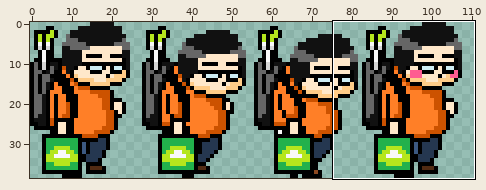
Two versions of one sprite sheet, miku/ota3.png. The first picture is a wide view before the edit; the outline marks the close-up.
Close-up. The starting point:
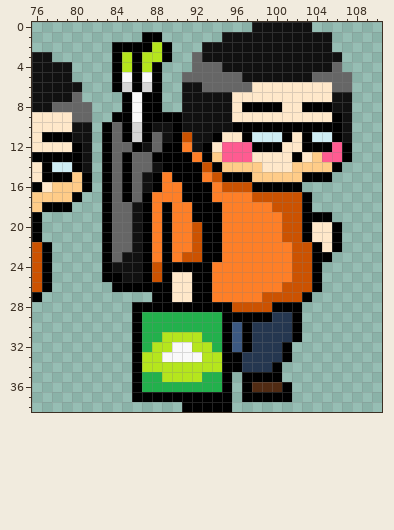
The file is 111x39 pixels. Shown: x 76..110, y 0..38.
And afterwards:
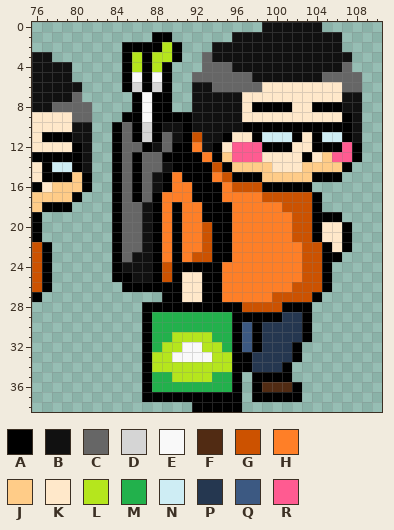
Palette (. is transparent): A #000000  B #111111  C #666666  D #d5d5d5  E #f9f9f9  F #512b13  G #cc5200  H #ff7f27  J #ffcc88  K #ffe8ca  L #b5e61d  M #22b14c  N #ceedf4  P #253750  Q #3c5982  R #ff5b91
The exact change:
y 0: x 98 B -> .; x 104 . -> B
y 1: x 87 A -> .; x 89 . -> A; x 95 B -> .; x 106 . -> B
y 2: x 84 A -> .; x 88..90 LA. -> ALA; x 93 B -> .; x 106 . -> B
y 3: x 84..87 ALAL -> .ALA; x 89..90 A. -> LA; x 92..93 CB -> .C; x 107 . -> B
y 4: x 84..89 ALALA. -> .ALALA; x 92 C -> .; x 95 B -> C; x 106..107 C. -> BC
y 5: x 84..89 AEAEA. -> .AEAEA; x 91 C -> .; x 97 B -> C; x 104 C -> B; x 108 . -> C
y 6: x 84..89 ADADA. -> .ADADA; x 91 B -> .; x 93 C -> B; x 98 K -> C; x 106 C -> K; x 108 . -> C
y 7: x 85..87 AEA -> .AE; x 89 . -> A; x 91 B -> .; x 96 K -> B; x 106 B -> K; x 108 . -> B
y 8: x 85..87 AEA -> .AE; x 89 . -> A; x 91 B -> .; x 96..97 KA -> BK; x 101 K -> A; x 103 A -> K; x 106 B -> A; x 108 . -> B
y 9: x 84 A -> .; x 86..87 EA -> AE; x 91 B -> A; x 96 K -> B; x 106..108 AB. -> KAB
y 10: x 83..88 ACADAB -> .ACADA; x 90..91 AB -> BA; x 96 A -> B; x 107..108 B. -> AB
y 11: x 83..92 ACADACBAGB -> .ACADACBAG; x 94..95 AK -> BA; x 97..98 AN -> KA; x 101..104 AKAN -> NAKA; x 106..108 AB. -> NAB
y 12: x 83..84 AC -> .A; x 86..89 ABCA -> CABC; x 91..95 HBAKR -> AHBAK; x 98 A -> R; x 101 K -> A; x 103 A -> K; x 106..108 RA. -> ARA
y 13: x 83..86 ACAC -> .ACA; x 88 A -> C; x 92..95 HAJR -> AHAJ; x 98 K -> R; x 102..105 AKJR -> KAKJ; x 107..108 A. -> RA
y 14: x 83..86 ACAC -> .ACA; x 88..89 BA -> CB; x 93..95 GAJ -> AGA; x 99 K -> J; x 102 J -> K; x 106..107 A. -> JA
y 15: x 83..90 ACACBAHA -> .ACACBAH; x 93..95 HGA -> AHG; x 98 J -> A; x 103 A -> J; x 106 . -> A
y 16: x 83..89 ACACBAH -> .ACACBA; x 91 A -> H; x 94..95 HG -> AH; x 98 A -> G; x 103 . -> A
y 17: x 83..88 ACACAH -> .ACACA; x 91 A -> H; x 94 H -> A; x 98 G -> H; x 103..104 A. -> GA
y 18: x 83..84 AC -> .A; x 86..90 BAHAH -> CBAHA; x 92 A -> H; x 95 H -> A; x 100 G -> H; x 103..104 A. -> GA
y 19: x 83..84 AC -> .A; x 86..90 BAHAH -> CBAHA; x 92 A -> H; x 95 H -> A; x 101 G -> H; x 103 A -> G; x 106 . -> A
y 20..21: x 83..84 AC -> .A; x 86..90 BAHAH -> CBAHA; x 92..93 GA -> HG; x 95 H -> A; x 101 G -> H; x 103..104 AK -> GA; x 106..107 A. -> KA
y 22: x 83..84 AC -> .A; x 86..90 BAHAH -> CBAHA; x 92..93 GA -> HG; x 95 H -> A; x 102 G -> H; x 104..107 AKA. -> GAKA
y 23: x 83..85 ACB -> .AC; x 87..91 AHAHG -> BAHAH; x 93 A -> G; x 95 H -> A; x 102 G -> H; x 104 A -> G; x 106 . -> A
y 24: x 83..84 AB -> .A; x 87..89 AGA -> BAG; x 94 H -> A; x 102 G -> H; x 104..105 A. -> GA
y 25: x 83 A -> .; x 85 B -> A; x 87..90 AGAK -> BAGA; x 92 A -> K; x 94 H -> A; x 102 G -> H; x 104..105 A. -> GA
y 26: x 84 A -> .; x 90 K -> A; x 92 A -> K; x 94 H -> A; x 101 G -> H; x 104..105 A. -> GA
y 27: x 88 A -> .; x 90 K -> A; x 92 A -> K; x 94 H -> A; x 99 G -> H; x 103..104 A. -> GA
y 28: x 86 A -> .; x 96 G -> A; x 100 A -> G; x 103 . -> A
y 29: x 86..87 AM -> .A; x 95 A -> M; x 100 P -> A; x 102..103 A. -> PA
y 30: x 86..87 AM -> .A; x 95..98 AQAP -> MAQA; x 102..103 A. -> PA
y 31: x 86..87 AM -> .A; x 89 L -> M; x 93 M -> L; x 95..98 AQAP -> MAQA; x 102..103 A. -> PA
y 32: x 86..88 AML -> .AM; x 90 E -> L; x 92 L -> E; x 94..98 MAQAP -> LMAQA; x 101..102 A. -> PA
y 33: x 86..87 AL -> .A; x 89 E -> L; x 93 L -> E; x 95 A -> L; x 97 P -> A; x 101..102 A. -> PA
y 34: x 86..87 AL -> .A; x 95 A -> L; x 97 P -> A; x 100..101 A. -> PA
y 35: x 86..87 AM -> .A; x 89 L -> M; x 93 M -> L; x 95..97 A.A -> MA.; x 101 . -> A
y 36: x 86..87 AM -> .A; x 95..98 A.AF -> MA.A; x 101..102 A. -> FA
y 37: x 86 A -> .; x 96..97 .A -> A.; x 102 . -> A
y 38: x 91 A -> .; x 96 . -> A
Changed places in both close-ups, as pixel boxes (x1, y1, x2, y2):
changed: (102, 22, 362, 412)
